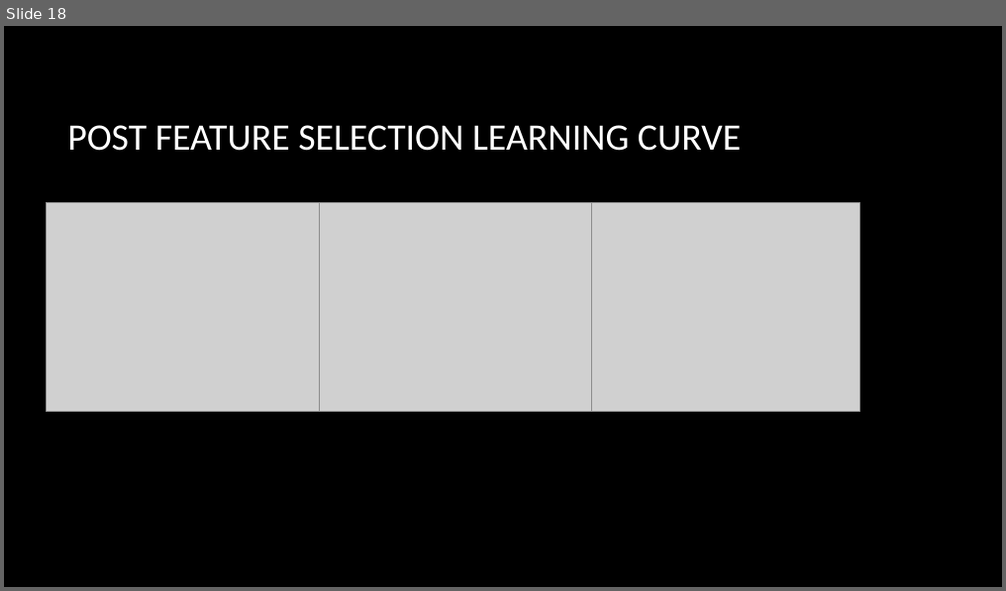
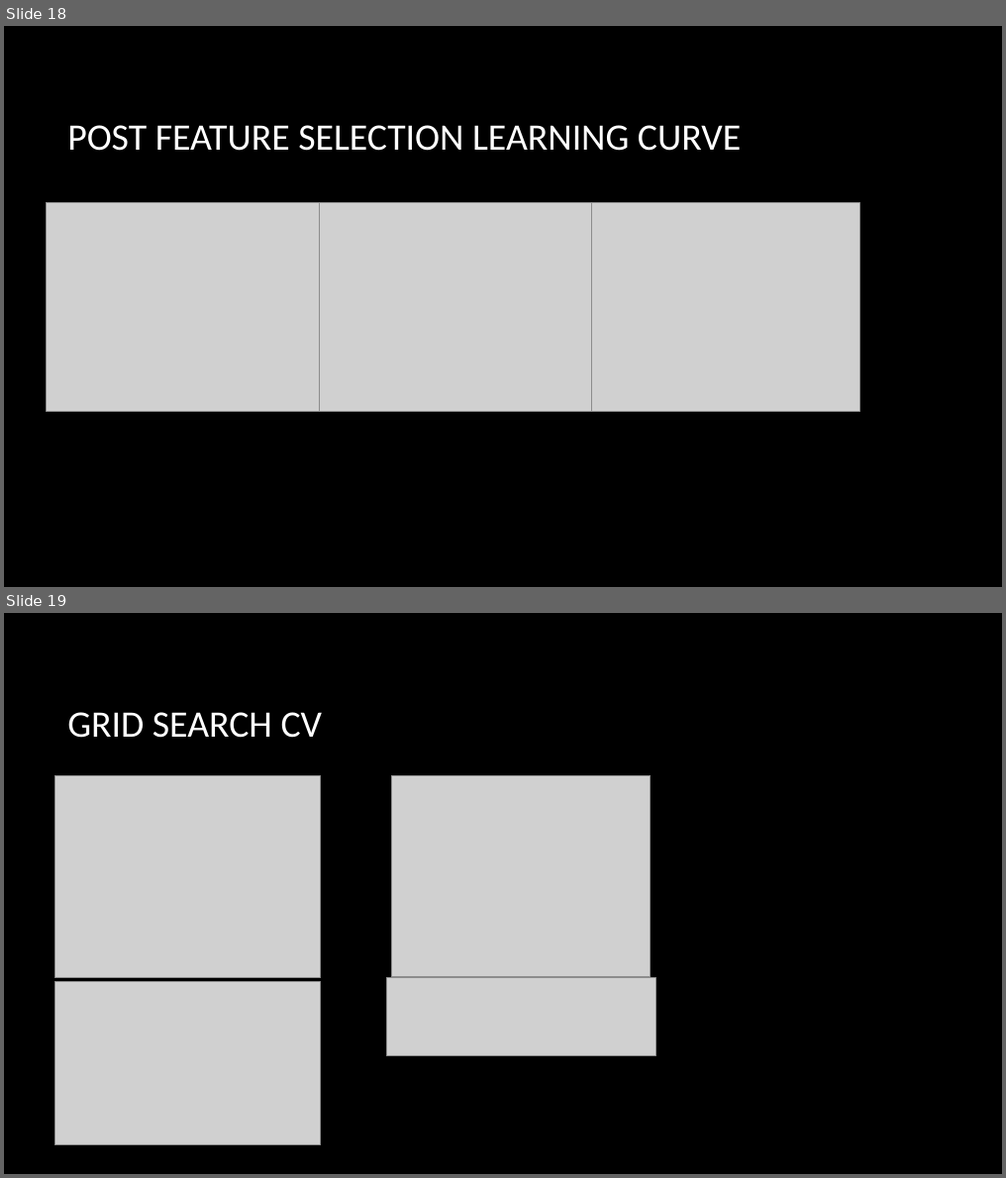
Before and after one commit to foulde/python_project, a slide deck: Python_project_presentation.pptx. Shown one above the other, each under a label of ours: slide 18 before the commit, slides 18 and 19 after it. The pictures are 1006x591 and 1006x1178 pixels, drawn with LibreOffice and Linux fonts; fonts in the diff are those of the drawing; grey boxes stand for pictures; background and template pictures are left out. Boxes give left, top, right and bottom in pixels: in the first picture for what was removed or moved away, otherwise in the second. Text is boxed around its words. In the diff, an @@ line names an element or a change of style, - is before the commit and + after.

```diff
--- a/Python_project_presentation.pptx
+++ b/Python_project_presentation.pptx
@@ slide 19 added at box(4, 613, 1002, 1174), background picture (left out) @@
@@ title added at box(67, 712, 323, 738), 36 pt, text #FFFFFF @@
+GRID SEARCH CV
@@ picture added at box(54, 775, 321, 978) @@
@@ picture added at box(392, 775, 650, 977) @@
@@ picture added at box(54, 981, 321, 1146) @@
@@ picture added at box(386, 978, 656, 1057) @@
```
Also in this commit, not shown: 1 slide removed.
